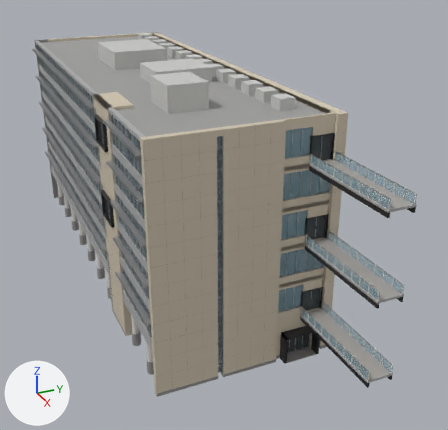
An edit to the Blender file models/buildings/交流棟.blend, drawn before and after from the same camera.
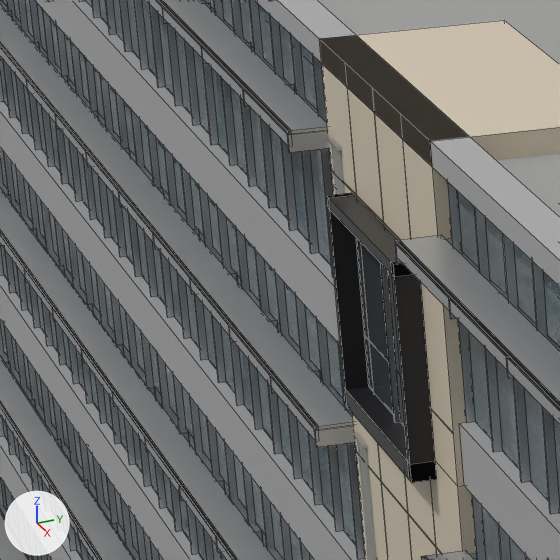
The first picture shows the older version from a 50 mm lens placed at (88.9, -28.3, 49.7), pointed at (12.1, 6.3, 11.3). The close-ups show the older and then the newer version on the part from 11% to 28% of the width and 21% to 38% of the height of that picture. Only the edits that show in the close-ups are written down. Arrows for +X, +Y and +Z are at lower left; the lights stay in place. The close-ups show mesh edges as thin lines.

Objects in the first close-up: '交流棟_妻のガラス', '交流棟_本体', '交流棟_本部棟側ガラス', '交流棟_渡り廊下の口' and 1 more.
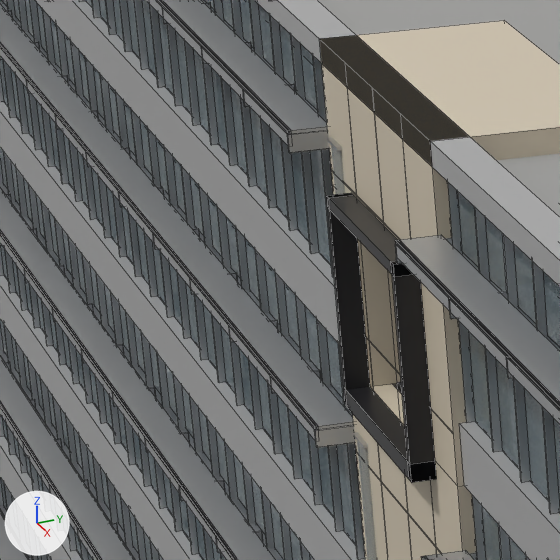
Changed parts and their boxes [x1, y1, x2, y2] in the close-ups (560 x 560 px):
part 1 of me_交流棟_渡り廊下の口, deleted: before [381, 264, 400, 423]
part 2 of me_交流棟_渡り廊下の口, deleted: before [356, 238, 405, 427]

The edits, one by one:
me_交流棟_渡り廊下の口 is used by ob_交流棟_渡り廊下の口; location (0.0, 0.0, 0.0).
me_交流棟_渡り廊下の口 had 80 vertices, 72 faces and spanned x 14.35..18.65, y -12.25..-11.83, z 15.7..29.2.
me_交流棟_渡り廊下の口 no longer uses material mat_交流棟_入口ガラス (dark grey #3f4548).
me_交流棟_渡り廊下の口 now has 48 vertices, 48 faces and spans x 14.35..18.65, y -12.25..-11.85, z 15.7..29.2.
me_交流棟_渡り廊下の口 part 1: the loose piece of 8 vertices spanning x 16.47..16.53, y -11.95..-11.85, z 26.0..29.0 is deleted.
me_交流棟_渡り廊下の口 part 2: the loose piece of 8 vertices spanning x 14.5..18.5, y -11.87..-11.83, z 26.0..29.0 is deleted.
Other edits to the shape of me_交流棟_渡り廊下の口 do not show in these pictures.
me_交流棟_渡り廊下の口 no longer uses material mat_交流棟_サッシ_銀 (light grey #ced0d1).
